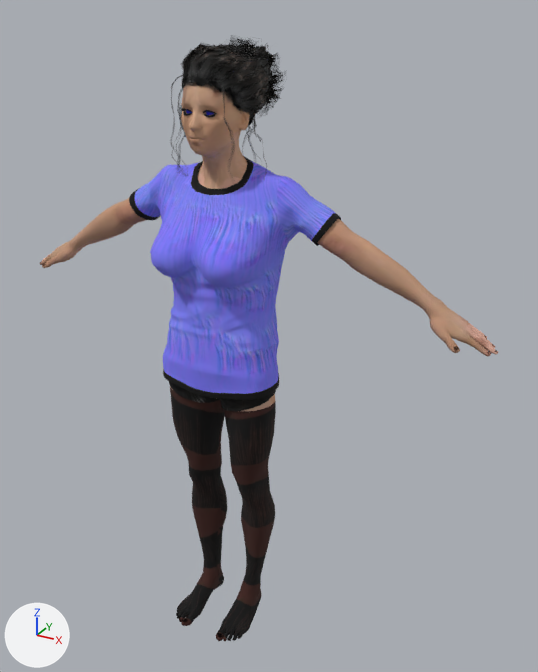
Renders of the glTF model assets/stu_woman.glb from each side of a commit.
Rendered twice from a 50 mm camera at (105.3, -164.9, 166.6) aimed at (8.6, 10.7, 78.7). Every picture has the same lights, and +X, +Y and +Z are marked at lower left. The picture after the commit comes second.
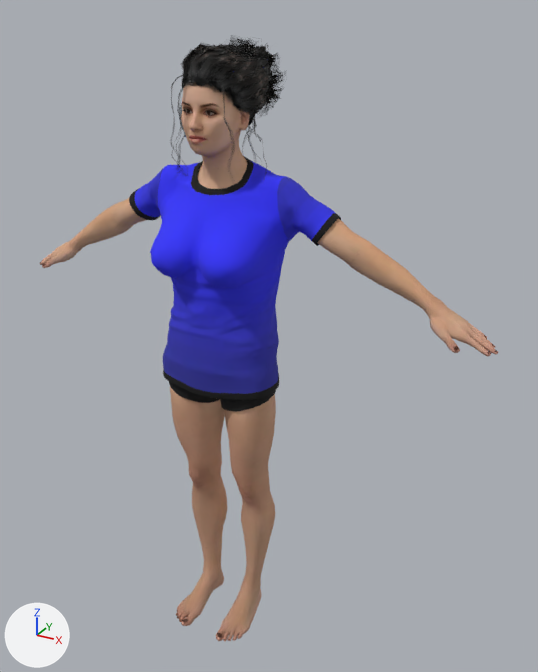
The edits, one by one:
Material 'Shirt' (mat_shirt) changes its picture from img_image_10 to img_image_7.
Material 'Std_Skin_Leg' (mat_std_skin_leg) changes its picture from img_image_4 to img_image_3.

Boxes [x1, y1, x2, y2] around the edits, measured in the pictures (538 x 672 px):
'Object_28', surface changed (darker): [135, 161, 335, 394] in both
'4', surface changed (lighter): [170, 388, 276, 641] in both
